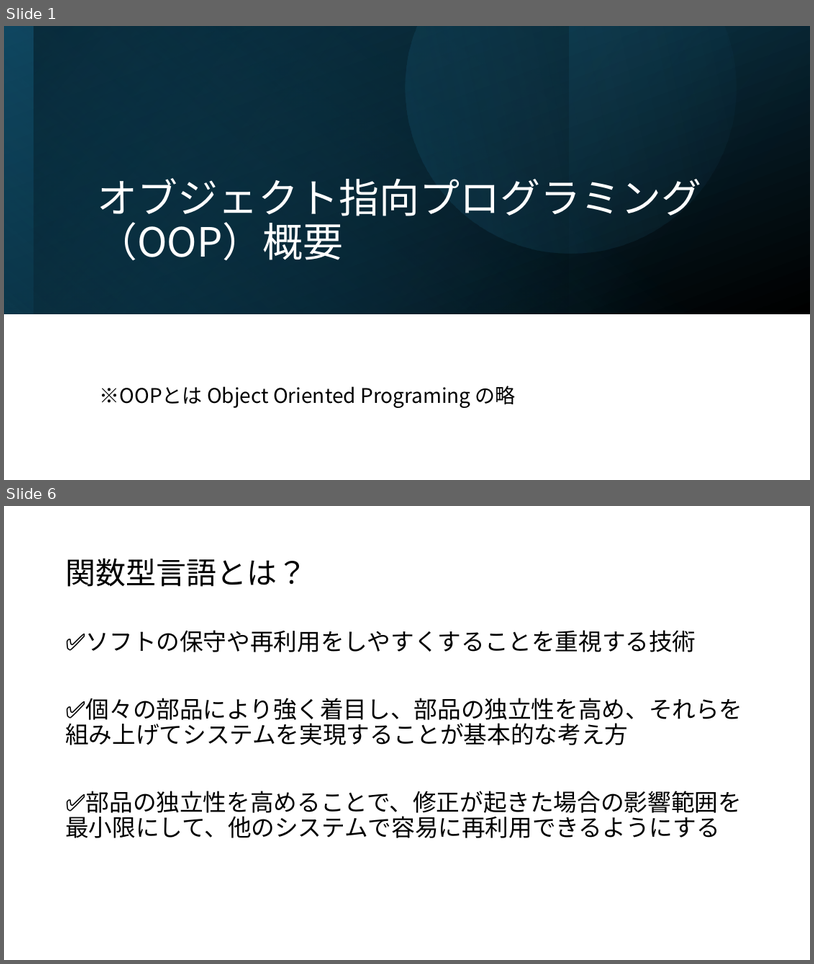
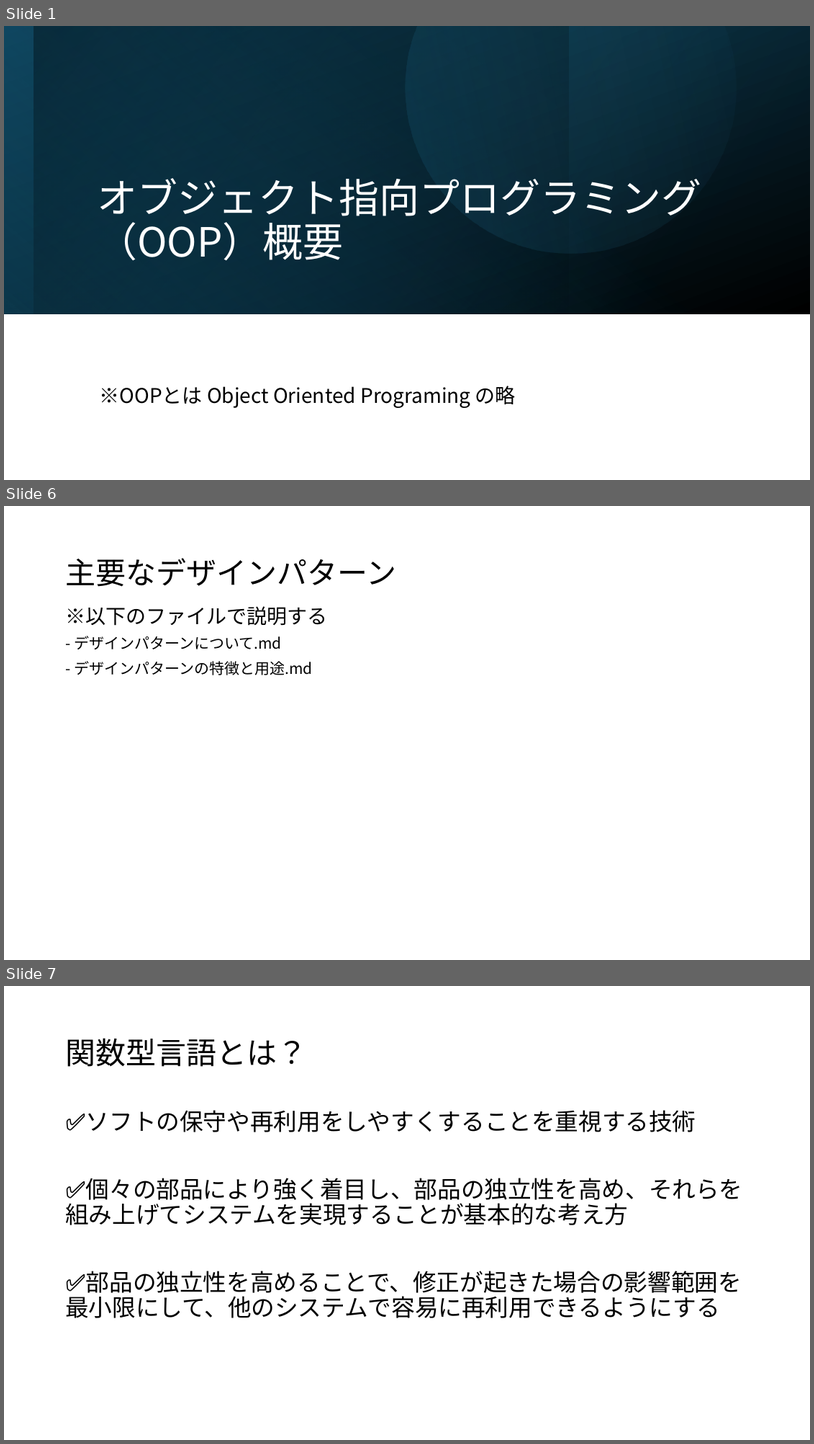
Before and after one commit to koga-miko/misc, a slide deck: java-report/OOP概要.pptx. Shown one above the other, each under a label of ours: slides 1 and 6 before the commit, slides 1, 6 and 7 after it; the slides between them are not shown. The pictures are 814x964 and 814x1444 pixels, drawn with LibreOffice and Linux fonts; fonts in the diff are those of the drawing. Boxes give left, top, right and bottom in pixels: in the first picture for what was removed or moved away, otherwise in the second. Text is boxed around its words. In the diff, an @@ line names an element or a change of style, - is before the commit and + after.

```diff
--- a/java-report/OOP概要.pptx
+++ b/java-report/OOP概要.pptx
@@ slide 6 added at (4,506,810,960), background #FFFFFF @@
@@ title added at (65,558,396,587), 36 pt, text #000000 @@
+主要なデザインパターン
@@ text added at (65,606,327,675), 18 pt, text #000000 @@
+※以下のファイルで説明する
+- デザインパターンについて.md
+- デザインパターンの特徴と用途.md
@@ what was slide 6 is now slide 7 @@
```
Also in this commit, not shown: 4 slides changed, 2 other slides added, 4 slides removed, 2 other files.
